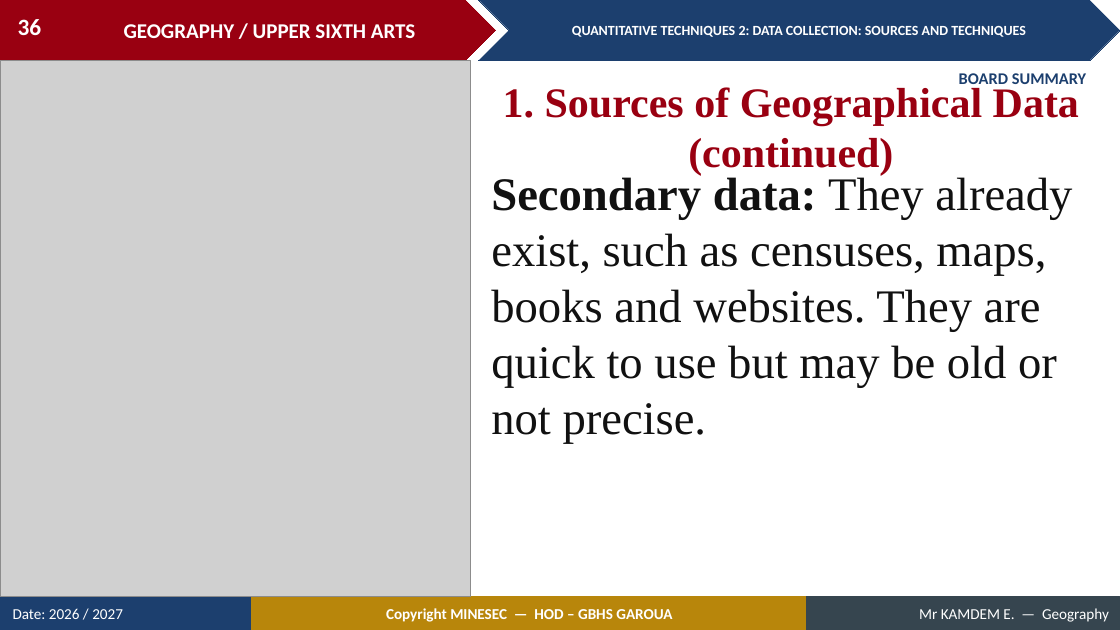
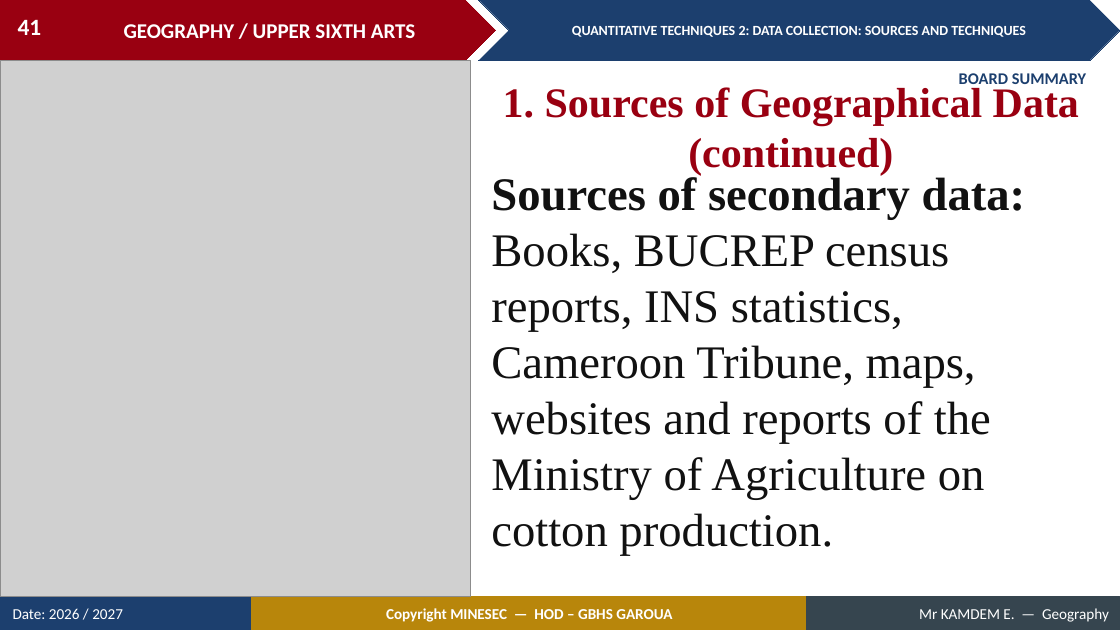
Before and after one commit to Berthautk/linea-github, a slide deck: slide 41 of lecons/USA/Practical Geography/11_USA_PRA_QT02_Data_Collection_Sources_and_Techniques.pptx (slide 36 before the commit). Drawn at 1120x630 pixels with LibreOffice and Linux fonts; fonts in the diff are those of the drawing; grey boxes stand for pictures. Boxes give left, top, right and bottom in pixels: in the first picture for what was removed or moved away, otherwise in the second. Text is boxed around its words. In the diff, an @@ line names an element or a change of style, - is before the commit and + after.

```diff
--- a/lecons/USA/Practical Geography/11_USA_PRA_QT02_Data_Collection_Sources_and_Techniques.pptx
+++ b/lecons/USA/Practical Geography/11_USA_PRA_QT02_Data_Collection_Sources_and_Techniques.pptx
@@ page number at (18,20,42,35): text changed @@
-36
+41
@@ text at (491,174,1026,556): text changed @@
-Secondary data: They already exist, such as censuses, maps, books and websites. They are quick to use but may be old or not precise.
+Sources of secondary data: Books, BUCREP census reports, INS statistics, Cameroon Tribune, maps, websites and reports of the Ministry of Agriculture on cotton production.
```
Also in this commit, not shown: 43 other slides changed, 14 slides added, 7 slides removed, 55 other files.
